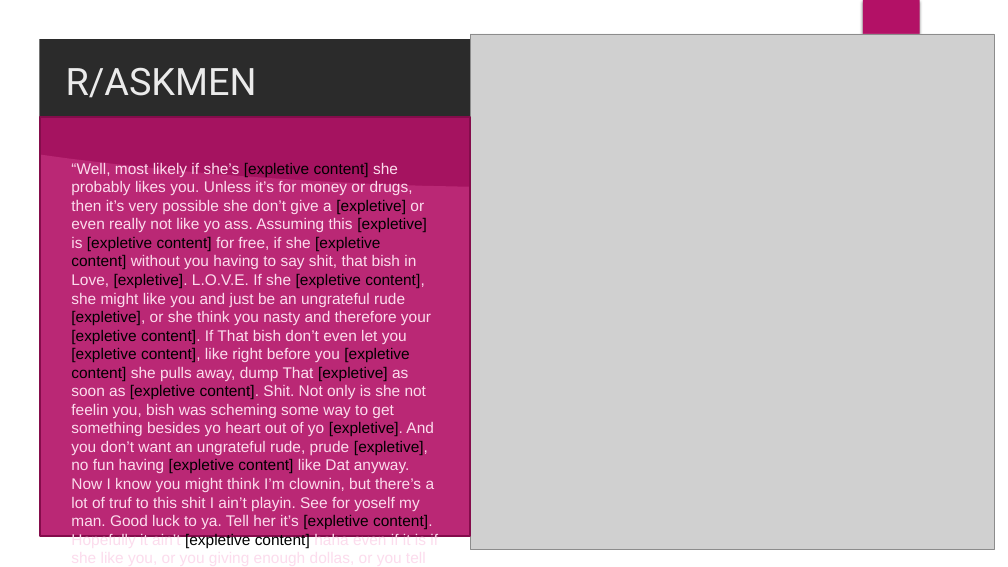
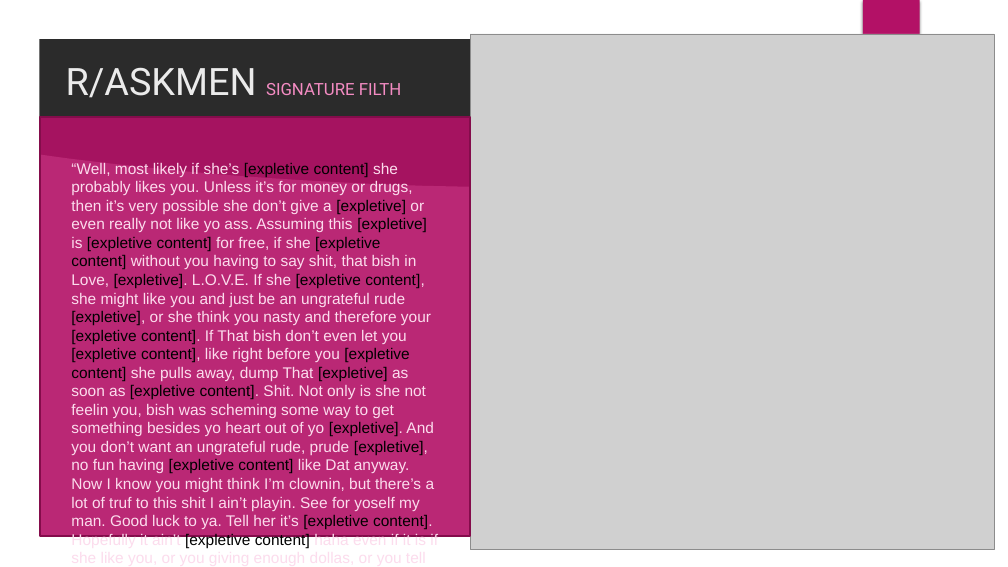
Before and after one commit to eamonious/reddit-comment-gender, a slide deck: slide 11 of project3.pptx (slide 10 before the commit). Drawn at 1008x567 pixels with LibreOffice and Linux fonts; fonts in the diff are those of the drawing; grey boxes stand for pictures; background and template pictures are left out; a plain dark background stands for a picture behind light text. Boxes give left, top, right and bottom in pixels: in the first picture for what was removed or moved away, otherwise in the second. Text is boxed around its words. In the diff, an @@ line names an element or a change of style, - is before the commit and + after.

```diff
--- a/project3.pptx
+++ b/project3.pptx
@@ title at (x1=66, y1=67, x2=402, y2=98): text changed; size 36 to 16 pt; text colour #EBEBEB to #F48CC3 @@
-R/ASKMEN
+R/ASKMEN SIGNATURE FILTH
```
Also in this commit, not shown: 8 other slides changed, 3 slides added, 2 slides removed, 40 other files.
